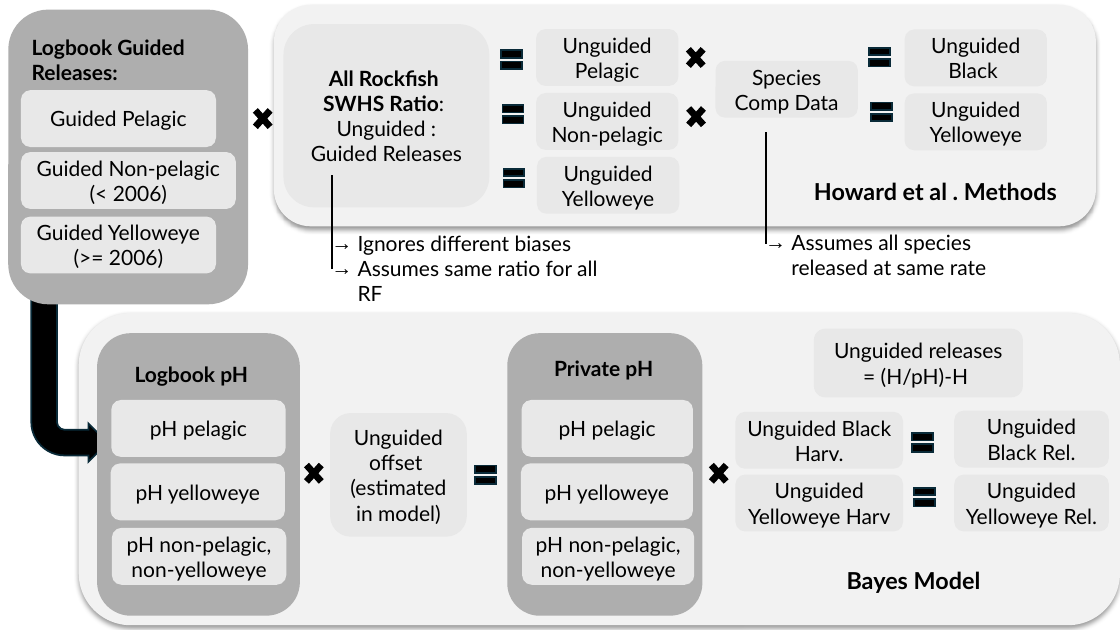
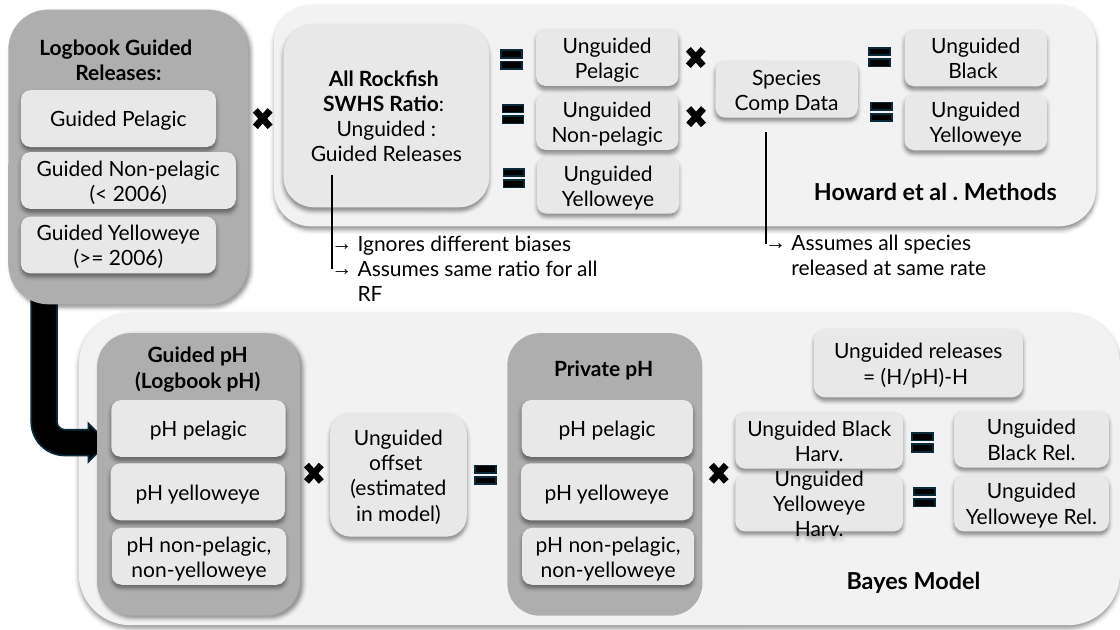
Before and after one commit to ADFG-DSF/RockfishSportMort, a slide deck: slide 2 of markdown/release_comp_fig.pptx. Drawn at 1120x630 pixels with LibreOffice and Linux fonts; fonts in the diff are those of the drawing. Boxes give left, top, right and bottom in pixels: in the first picture for what was removed or moved away, otherwise in the second. Text is boxed around its words. In the diff, an @@ line names an element or a change of style, - is before the commit and + after.

Commit message:
Still finalizing the model and writing the report.

```diff
--- a/markdown/release_comp_fig.pptx
+++ b/markdown/release_comp_fig.pptx
@@ text "Logbook Guided" at bbox=[39, 39, 192, 80]: alignment left to centre @@
@@ text "Guided pH": place and size @@
-text "Guided pH" at bbox=[87, 349, 297, 399]
+text "Guided pH" at bbox=[135, 346, 261, 392]
@@ shadow on in 24 elements at bbox=[284, 24, 490, 208], bbox=[330, 413, 467, 537], bbox=[21, 90, 216, 147], bbox=[536, 29, 678, 87], bbox=[21, 152, 236, 209], bbox=[536, 93, 678, 150], bbox=[21, 217, 216, 274], bbox=[537, 157, 679, 214], bbox=[716, 60, 858, 118], bbox=[905, 29, 1047, 87], bbox=[905, 93, 1047, 150], bbox=[112, 400, 287, 457], bbox=[111, 464, 286, 521], bbox=[112, 528, 287, 585], bbox=[522, 400, 693, 457], bbox=[521, 464, 693, 521], bbox=[523, 528, 695, 585], bbox=[814, 329, 1023, 397], bbox=[954, 411, 1109, 468], bbox=[954, 475, 1109, 532], bbox=[736, 412, 904, 469], bbox=[736, 475, 904, 532], bbox=[8, 9, 248, 304], bbox=[97, 334, 301, 616] @@
@@ text at bbox=[135, 346, 261, 392]: text changed @@
-Logbook pH
+Guided pH
+(Logbook pH)
@@ text in rounded rectangle at bbox=[773, 469, 865, 537]: text changed @@
-Unguided Yelloweye Harv
+Unguided Yelloweye Harv.
```
Also in this commit, not shown: 20 other files.
